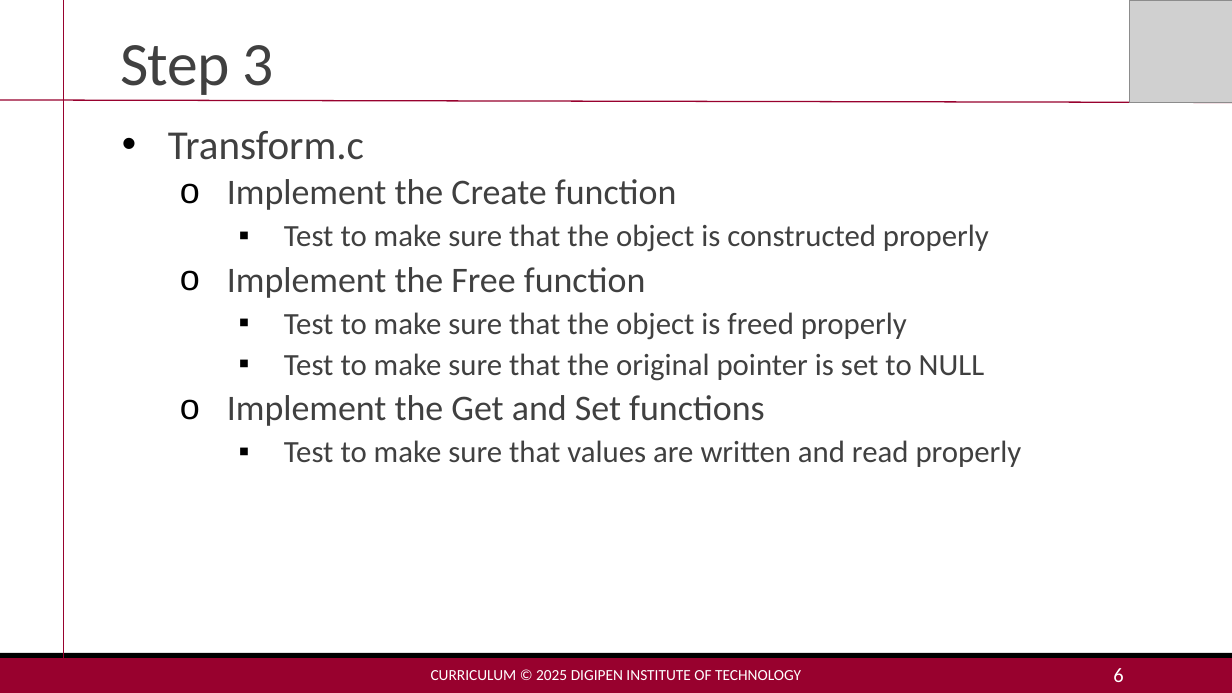
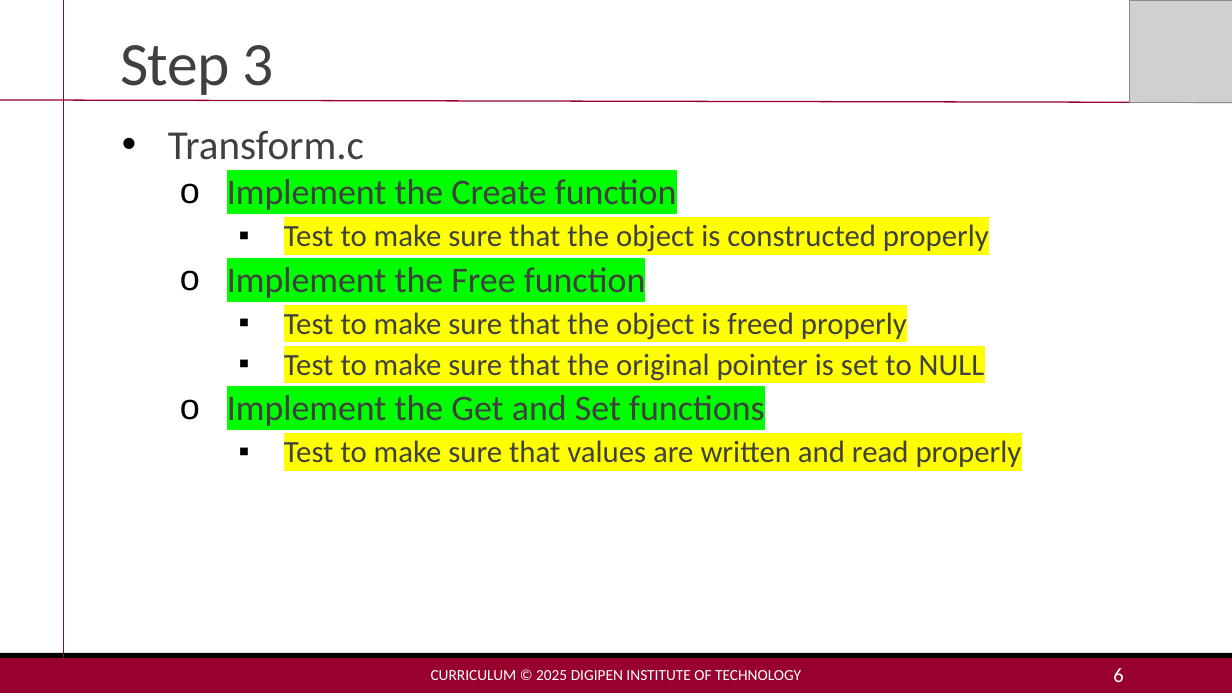
Before and after one commit to MakoJBryant/cs-230-project-game-engine, a slide deck: slide 6 of Project2-Lecture.pptx. Drawn at 1232x693 pixels with LibreOffice and Linux fonts; fonts in the diff are those of the drawing; grey boxes stand for pictures. Boxes give left, top, right and bottom in pixels: in the first picture for what was removed or moved away, otherwise in the second. Text is boxed around its words. In the diff, an @@ line names an element or a change of style, - is before the commit and + after.

```diff
--- a/Project2-Lecture.pptx
+++ b/Project2-Lecture.pptx
@@ text at [227,179,1022,467]: highlight none to #00FF00 in "Implement the Create function", "Implement the Free function", "Implement the Get and Set functions"; highlight none to #FFFF00 in "Test to make sure that the object ...", "Test to make sure that the object ...", "Test to make sure that the original ...", "Test to make sure that values are ..." @@
```
Also in this commit, not shown: 3 other files.
